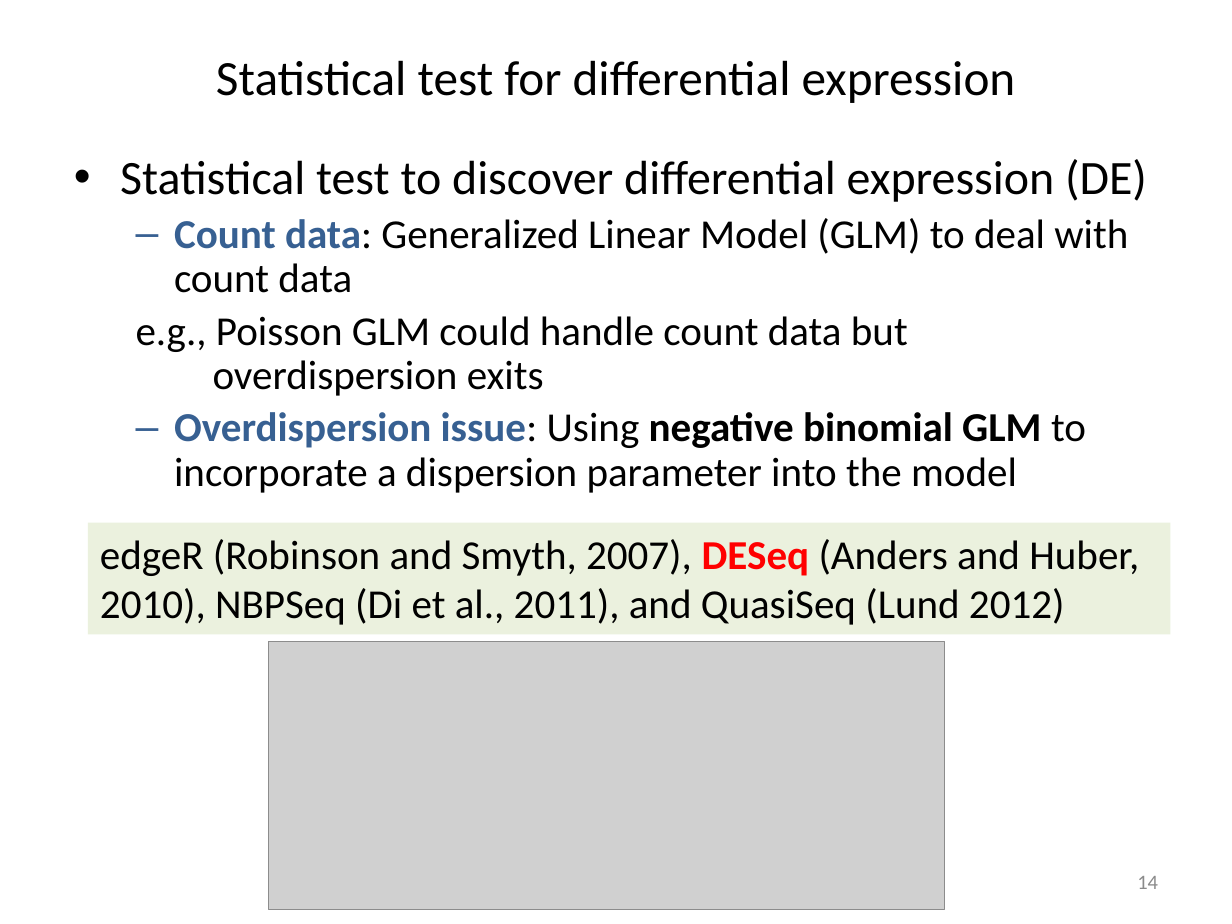
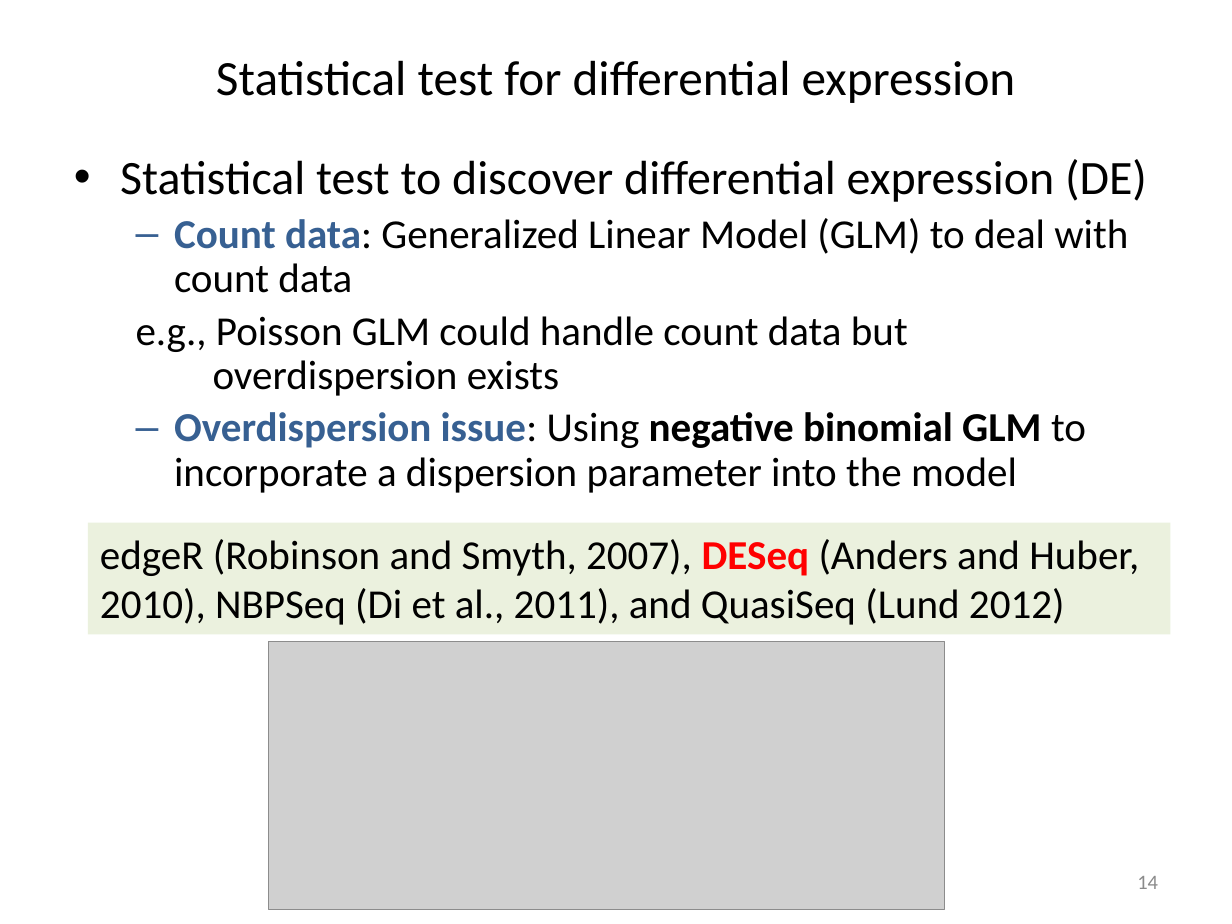
Before and after one commit to liu3zhenlab/teaching, a slide deck: slide 14 of RNA-Seq-Workshop/2024/lectures/DE-lecture_2024.pptx. Drawn at 1232x924 pixels with LibreOffice and Linux fonts; fonts in the diff are those of the drawing; grey boxes stand for pictures. Boxes give left, top, right and bottom in pixels: in the first picture for what was removed or moved away, otherwise in the second. Text is boxed around its words. In the diff, an @@ line names an element or a change of style, - is before the commit and + after.

```diff
--- a/RNA-Seq-Workshop/2024/lectures/DE-lecture_2024.pptx
+++ b/RNA-Seq-Workshop/2024/lectures/DE-lecture_2024.pptx
@@ text at (136, 316, 908, 396): text changed @@
-  e.g., Poisson GLM could handle count data but overdispersion exits
+  e.g., Poisson GLM could handle count data but overdispersion exists
```
Also in this commit, not shown: 11 other slides changed, 10 other files.
